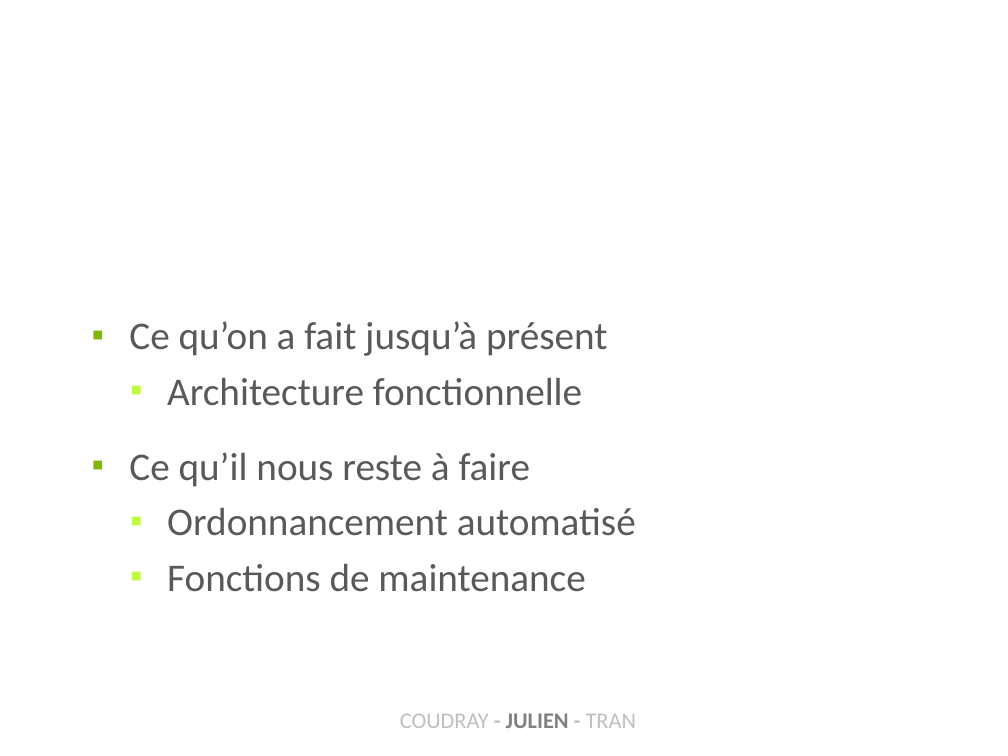
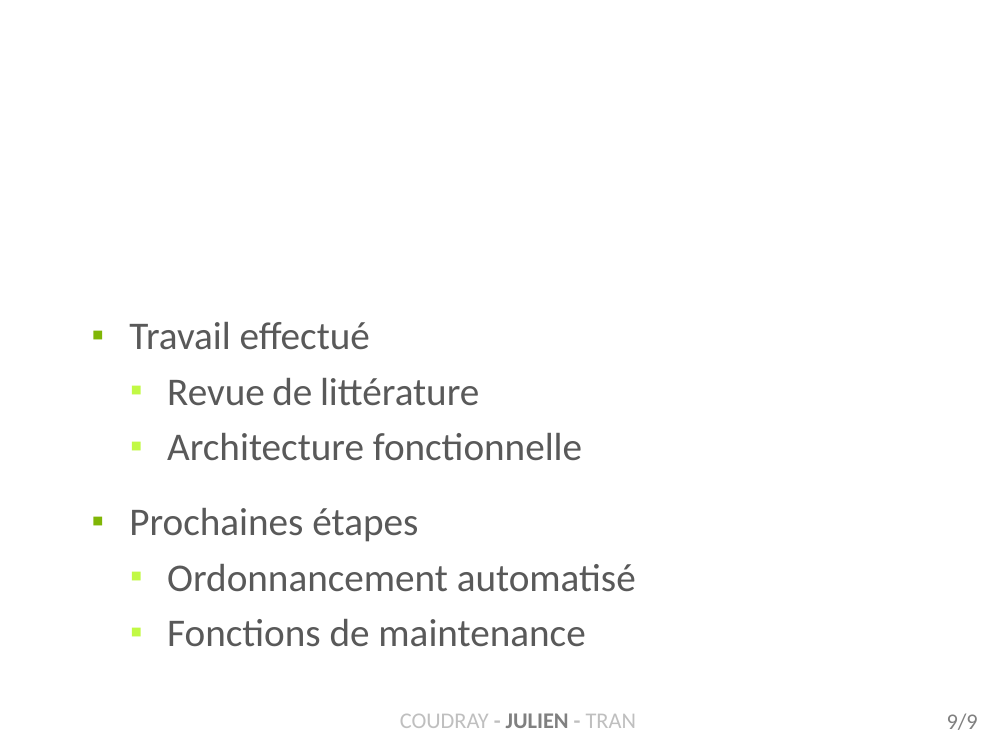
Before and after one commit to Projet-M2CT-ESME-SUDRIA/Planning-Intelligent, a slide deck: slide 9 of Soutenance_miProjet.pptx. Drawn at 1008x756 pixels with LibreOffice and Linux fonts; fonts in the diff are those of the drawing; background and template pictures are left out. Boxes give left, top, right and bottom in pixels: in the first picture for what was removed or moved away, otherwise in the second. Text is boxed around its words. In the diff, an @@ line names an element or a change of style, - is before the commit and + after.

```diff
--- a/Soutenance_miProjet.pptx
+++ b/Soutenance_miProjet.pptx
@@ text at (129, 322, 479, 406): text changed @@
-▪ Ce qu’on a fait jusqu’à présent
+▪ Travail effectué
+  ▪ Revue de littérature
@@ text at (129, 508, 418, 542): text changed @@
-▪ Ce qu’il nous reste à faire
+▪ Prochaines étapes
@@ text added at (947, 713, 978, 730), 16 pt, text #808080 @@
+9/9
```
Also in this commit, not shown: 5 other slides changed, 1 slide added, 1 slide removed.
